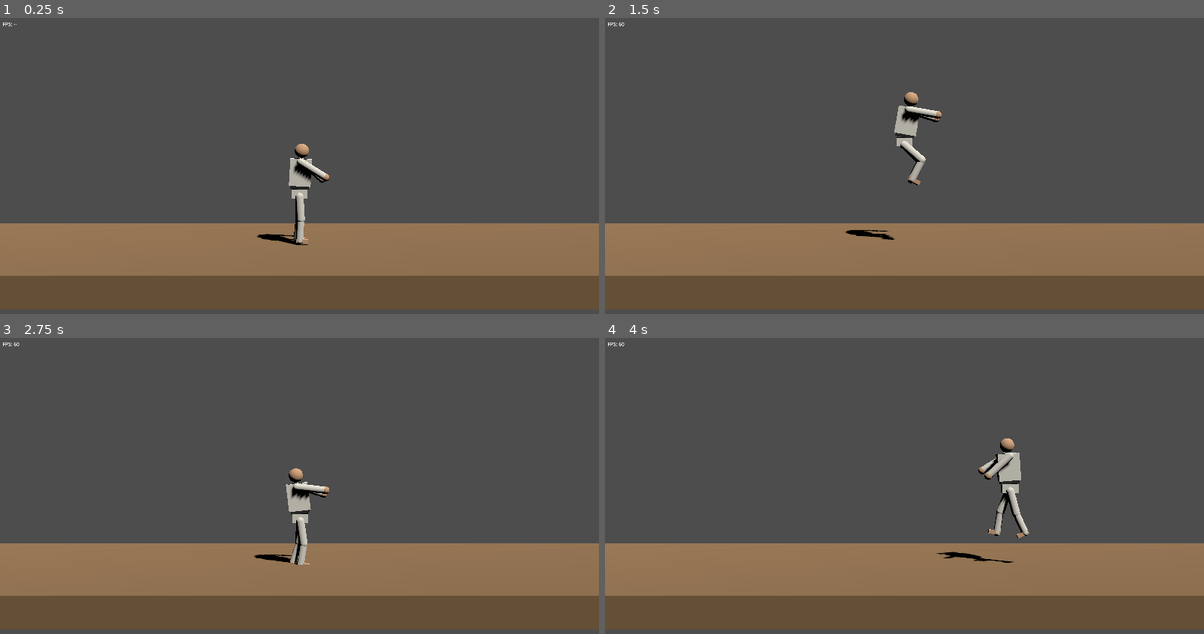
Above: before the commit, frames 1-4 (two rows, left to right).
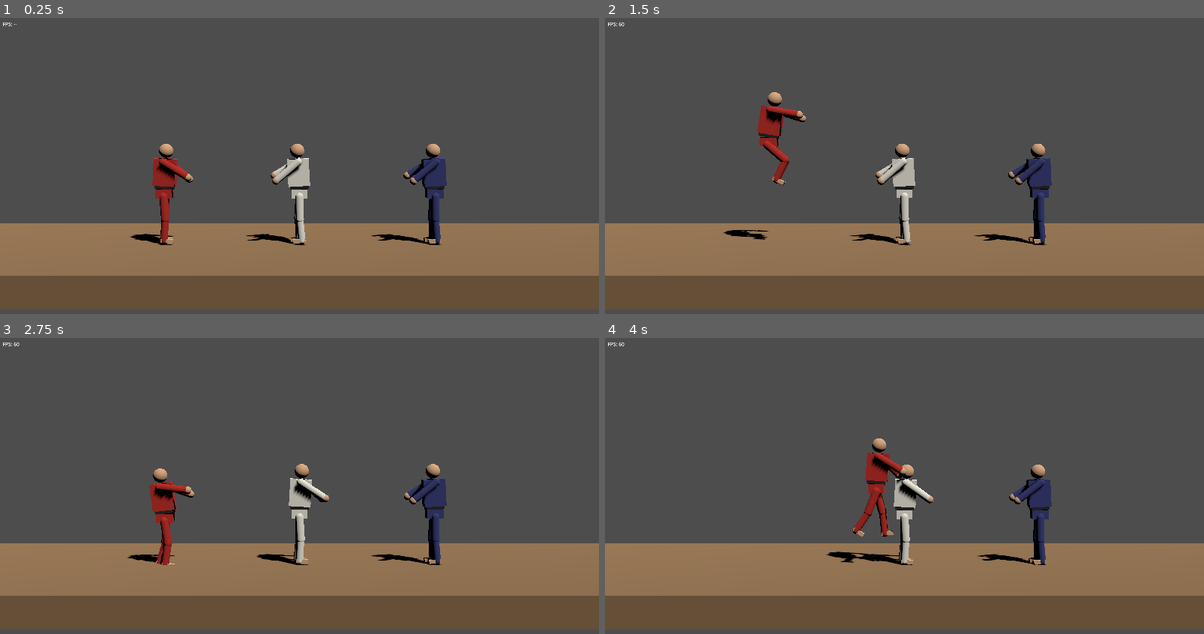
Above: after the commit, the same moments.

Repository: daveph74/ikplus
Game: Godot game, scene res://scenes/main/main.tscn
Two runs of this game, one before a commit and one after it. Both use one fixed random seed, a clock stepped at 60 frames per second and the inputs below.
Inputs:
- Up to frame 1 (0.25 s): no input
- Up to frame 2 (1.5 s): hold D (move_right) 0.53-1.28 s; hold L (block) 0.53-1.28 s; tap W (jump) at 0.77, 0.8, 1.07, 1.35 s; hold S (down) from 1.28 s (still down)
- Up to frame 3 (2.75 s): tap W (jump) at 1.52, 1.82, 2.3 s; tap L (block) at 1.55 s; release S (down) at 2.03 s; hold D (move_right) from 2.03 s (still down); hold L (block) from 2.03 s (still down)
- Up to frame 4 (4 s): release L (block) at 2.78 s; tap K (kick) at 2.85 s; tap W (jump) at 3.02, 3.32, 3.77, 3.8 s; tap L (block) at 3.05 s; release D (move_right) at 3.53 s; hold A (move_left) from 3.53 s (still down); tap J (punch) at 3.6 s

The runs differ from the first frame. In frame 1, 2.9% of the frame differs, in the area x 21-75%, y 42-77%; in frame 2, 4.0%; in frame 3, 3.0%; in frame 4, 4.4%, in the area x 36-75%, y 33-77%.

Commit message:
Step 6: three-fighter spawn, targeting system, separation push
Main now spawns 3 fighters from FighterConfig resources at _ready()
instead of a static PlayerFighter scene node: resources/fighters/{p1_red,
p2_white,p3_indigo}.tres (red/white/indigo gis, dark belts, spawn_x
-2.5/0.0/2.5 per docs/art-direction.md's left/center/right layout). The
player config keeps the "PlayerFighter" name/PlayerController; AI configs
become "FighterP2"/"FighterP3" with a plain FighterController passive
stub (same free/rename/add pattern as test/smoke.gd's _spawn_dummy) until
step 7's AIController. gi/belt colors are set on FighterVisual's exported
fields before add_child so _ready builds the rig with the right
materials. Fighter gains a `config: FighterConfig` field and
self-registers into a "fighters" group on _ready.

New scripts/ai/targeting_system.gd owns all fighter.target assignment:
player rule is closest-opponent-with-hysteresis (0.5 m to steal the slot,
0.3 s switch cooldown); AI rule reconsiders every 1.5-3.0 s with a
closest-favoring weighted random pick (so AIs sometimes fight each
other), plus forced retargets on an invalid/freed target or being hit by
a non-target aggressor (both via an 0.8 s cooldown). Only fighters with a
non-null config are actively managed — a config-less test fixture (the
smoke dummy) stays a valid target candidate for others without having
its own target churned. Emits GameEvents.target_changed on every switch;
runs at process_physics_priority -10 (before fighters) so a same-tick
retarget lands in that tick's facing update. Left a comment hook for
step 8's ROUND_LOCK-exit re-evaluation.

Separation push lives in Main._physics_process (priority 50: after
fighters' move_and_slide, before CombatResolver's batched flush at 100):
grounded, non-airborne, non-hitstopped pairs closer than 0.7 m are nudged
apart along X at a capped 1.2 m/s each, then re-clamped to the arena
bounds.

test/smoke.gd: added spawn verification (3 fighters, distinct
display_names, exactly one PlayerController) and parks the two AI
fighters out of the way so the existing step 2-5 combat scenarios run
unchanged; appended new scenarios for hysteresis+rate-limited retargeting
(including a target_changed event assertion) and the separation push.
Needed one fix unrelated to the new asserts: fighters now spawn inside
Main._ready() rather than existing statically in the packed scene, so
_run() waits one frame before its first get_node("PlayerFighter").

Co-Authored-By: Claude Fable 5 <noreply@anthropic.com>
Claude-Session: https://claude.ai/code/session_01WU5JDJugu3YwkdSVBy1zQo

Diff:
--- /dev/null
+++ b/resources/fighters/p1_red.tres
@@ -0,0 +1,12 @@
+[gd_resource type="Resource" script_class="FighterConfig" load_steps=2 format=3]
+
+[ext_resource type="Script" path="res://scripts/fighters/fighter_config.gd" id="1_config"]
+
+[resource]
+script = ExtResource("1_config")
+display_name = "P1"
+gi_color = Color(0.72, 0.15, 0.12, 1)
+belt_color = Color(0.12, 0.12, 0.12, 1)
+is_player = true
+ai_profile = null
+spawn_x = -2.5
--- /dev/null
+++ b/resources/fighters/p2_white.tres
@@ -0,0 +1,12 @@
+[gd_resource type="Resource" script_class="FighterConfig" load_steps=2 format=3]
+
+[ext_resource type="Script" path="res://scripts/fighters/fighter_config.gd" id="1_config"]
+
+[resource]
+script = ExtResource("1_config")
+display_name = "P2"
+gi_color = Color(0.92, 0.9, 0.85, 1)
+belt_color = Color(0.12, 0.12, 0.12, 1)
+is_player = false
+ai_profile = null
+spawn_x = 0.0
--- /dev/null
+++ b/resources/fighters/p3_indigo.tres
@@ -0,0 +1,12 @@
+[gd_resource type="Resource" script_class="FighterConfig" load_steps=2 format=3]
+
+[ext_resource type="Script" path="res://scripts/fighters/fighter_config.gd" id="1_config"]
+
+[resource]
+script = ExtResource("1_config")
+display_name = "P3"
+gi_color = Color(0.2, 0.22, 0.45, 1)
+belt_color = Color(0.12, 0.12, 0.12, 1)
+is_player = false
+ai_profile = null
+spawn_x = 2.5
--- a/scenes/main/main.tscn
+++ b/scenes/main/main.tscn
@@ -1,9 +1,9 @@
-[gd_scene load_steps=8 format=3]
+[gd_scene load_steps=7 format=3]
 
 [ext_resource type="Script" path="res://scripts/match/main.gd" id="1_main"]
-[ext_resource type="PackedScene" path="res://scenes/fighters/fighter.tscn" id="2_fighter"]
 [ext_resource type="Script" path="res://scripts/combat/combat_resolver.gd" id="3_resolver"]
 [ext_resource type="Script" path="res://scripts/combat/debug_draw.gd" id="4_debug_draw"]
+[ext_resource type="Script" path="res://scripts/ai/targeting_system.gd" id="5_targeting"]
 
 [sub_resource type="BoxMesh" id="ground_mesh"]
 size = Vector3(20, 0.5, 6)
@@ -15,6 +15,7 @@
 albedo_color = Color(0.52, 0.4, 0.27, 1)
 
 [node name="Main" type="Node3D"]
+process_physics_priority = 50
 script = ExtResource("1_main")
 
 [node name="Ground" type="StaticBody3D" parent="."]
@@ -37,7 +38,9 @@
 transform = Transform3D(1, 0, 0, 0, 0.996802, 0.0799147, 0, -0.0799147, 0.996802, 0, 2.2, 14)
 fov = 25.0
 
-[node name="PlayerFighter" parent="." instance=ExtResource("2_fighter")]
+[node name="TargetingSystem" type="Node" parent="."]
+process_physics_priority = -10
+script = ExtResource("5_targeting")
 
 [node name="CombatResolver" type="Node" parent="." groups=["combat_resolver"]]
 process_physics_priority = 100
--- /dev/null
+++ b/scripts/ai/targeting_system.gd
@@ -0,0 +1,174 @@
+class_name TargetingSystem
+extends Node
+## Owns all target assignment (writes fighter.target — facing already follows
+## target in fighter.gd, locked outside IDLE/MOVING). Pulls the "fighters"
+## group live every tick (fighter.gd self-registers on _ready), so fighters
+## spawned by Main after this node's own _ready are picked up automatically —
+## no registration call needed.
+##
+## Player rule: target = closest living opponent, hysteresis (challenger must
+## be >= 0.5 m closer to steal the slot) + a 0.3 s switch cooldown.
+## AI rule: reconsiders every 1.5-3.0 s (randomized per fighter) with a
+## closest-favoring weighted random pick (so the two AIs sometimes fight each
+## other); forced retargets (current target null/freed, or hit by a
+## non-target aggressor) are rate-limited by a separate 0.8 s cooldown.
+##
+## Runs BEFORE fighters (process_physics_priority set below fighters' default
+## 0 in main.tscn) so a same-tick target change is reflected in that tick's
+## facing update.
+
+const PLAYER_HYSTERESIS := 0.5 ## metres a challenger must beat the current target by
+const PLAYER_SWITCH_COOLDOWN := 0.3 ## seconds between player target switches
+const AI_RECONSIDER_MIN := 1.5 ## seconds
+const AI_RECONSIDER_MAX := 3.0 ## seconds
+const AI_SWITCH_COOLDOWN := 0.8 ## seconds between AI target switches (event-driven retargets)
+const AGGRESSOR_SWITCH_CHANCE := 0.5 ## roll when hit by a non-target
+
+class _TargetState:
+	var last_switch_time := -1000.0
+	var next_reconsider_time := 0.0
+
+
+var _elapsed := 0.0
+var _state := {} # Fighter -> _TargetState
+
+# Autoloads fetched via the tree, never as bare identifiers (project convention).
+@onready var _events: Node = get_node(^"/root/GameEvents")
+
+
+func _ready() -> void:
+	_events.fighter_hit.connect(_on_fighter_hit)
+
+
+func _physics_process(delta: float) -> void:
+	_elapsed += delta
+	var fighters := get_tree().get_nodes_in_group(&"fighters")
+	for node in fighters:
+		var fighter := node as Fighter
+		# config == null means a test-harness fixture (e.g. smoke.gd's dummy), not
+		# one of Main's spawned FighterConfigs — it stays a valid target CANDIDATE
+		# for others (still in the `fighters` group) but TargetingSystem never
+		# manages its own .target.
+		if fighter == null or not is_instance_valid(fighter) or fighter.config == null:
+			continue
+		var st := _ensure_state(fighter)
+		if fighter.config.is_player:
+			_update_player_target(fighter, fighters, st)
+		else:
+			_update_ai_target(fighter, fighters, st)
+
+
+# --- ROUND_LOCK-exit retargeting hook (step 8): MatchManager will call an
+# entry point here (all AIs re-evaluate on "Fight!") once ROUND_LOCKED exists.
+# No-op today because the state is never entered.
+
+
+func _update_player_target(fighter: Fighter, fighters: Array, st: _TargetState) -> void:
+	var current := fighter.target
+	var current_valid := current != null and is_instance_valid(current)
+	var best: Fighter = null
+	var best_dist := INF
+	for node in fighters:
+		var other := node as Fighter
+		if other == null or other == fighter or not is_instance_valid(other):
+			continue
+		var d := absf(other.position.x - fighter.position.x)
+		if d < best_dist:
+			best_dist = d
+			best = other
+	if best == null:
+		return
+	if not current_valid:
+		_set_target(fighter, best, st) # no rate limit: filling an empty/invalid slot
+		return
+	if best == current:
+		return
+	var current_dist := absf(current.position.x - fighter.position.x)
+	if best_dist <= current_dist - PLAYER_HYSTERESIS and _elapsed - st.last_switch_time >= PLAYER_SWITCH_COOLDOWN:
+		_set_target(fighter, best, st)
+
+
+func _update_ai_target(fighter: Fighter, fighters: Array, st: _TargetState) -> void:
+	var current := fighter.target
+	var current_valid := current != null and is_instance_valid(current)
+	if not current_valid:
+		# Forced retarget: current target invalid/eliminated (null or freed).
+		if _elapsed - st.last_switch_time >= AI_SWITCH_COOLDOWN:
+			_reconsider(fighter, fighters, st)
+		return
+	if _elapsed >= st.next_reconsider_time:
+		_reconsider(fighter, fighters, st)
+
+
+func _reconsider(fighter: Fighter, fighters: Array, st: _TargetState) -> void:
+	st.next_reconsider_time = _elapsed + randf_range(AI_RECONSIDER_MIN, AI_RECONSIDER_MAX)
+	var opponents: Array[Fighter] = []
+	for node in fighters:
+		var other := node as Fighter
+		if other == null or other == fighter or not is_instance_valid(other):
+			continue
+		opponents.append(other)
+	var pick := _weighted_pick(fighter, opponents)
+	if pick != null:
+		_set_target(fighter, pick, st)
+
+
+## Weighted random target: favors the closest opponent but leaves the other(s)
+## a real chance, so the two AIs sometimes fight each other instead of both
+## always dogpiling the player.
+func _weighted_pick(fighter: Fighter, opponents: Array[Fighter]) -> Fighter:
+	if opponents.is_empty():
+		return null
+	var weights: Array[float] = []
+	var total := 0.0
+	for o in opponents:
+		var d := absf(o.position.x - fighter.position.x)
+		var w := 1.0 / (d + 1.0) # closer -> higher weight; +1 keeps a distant opponent's weight nonzero
+		weights.append(w)
+		total += w
+	var roll := randf() * total
+	var acc := 0.0
+	for i in opponents.size():
+		acc += weights[i]
+		if roll <= acc:
+			return opponents[i]
+	return opponents[opponents.size() - 1]
+
+
+## Forced retarget: being hit by a non-target aggressor rolls a chance to
+## switch onto them, rate-limited by the AI switch cooldown. Player targeting
+## re-evaluates every tick already (closest-with-hysteresis), so this hook
+## only applies to AI-configured fighters.
+func _on_fighter_hit(attacker: Node, victim: Node, result: int, _attack: Resource) -> void:
+	if result == CombatResolver.HitResult.WHIFF:
+		return
+	var v := victim as Fighter
+	var a := attacker as Fighter
+	if v == null or a == null or not is_instance_valid(v) or not is_instance_valid(a):
+		return
+	if v.config == null or v.config.is_player:
+		return # dummy fixture, or the player rule (which re-evaluates every tick already)
+	if v.target == a:
+		return
+	var st := _ensure_state(v)
+	if _elapsed - st.last_switch_time < AI_SWITCH_COOLDOWN:
+		return
+	if randf() < AGGRESSOR_SWITCH_CHANCE:
+		_set_target(v, a, st)
+
+
+func _set_target(fighter: Fighter, new_target: Fighter, st: _TargetState) -> void:
+	if fighter.target == new_target:
+		return
+	fighter.target = new_target
+	st.last_switch_time = _elapsed
+	_events.target_changed.emit(fighter, new_target)
+
+
+func _ensure_state(fighter: Fighter) -> _TargetState:
+	var st: _TargetState = _state.get(fighter)
+	if st == null:
+		st = _TargetState.new()
+		st.next_reconsider_time = _elapsed + randf_range(AI_RECONSIDER_MIN, AI_RECONSIDER_MAX)
+		_state[fighter] = st
+	return st
--- a/scripts/fighters/fighter.gd
+++ b/scripts/fighters/fighter.gd
@@ -37,6 +37,7 @@
 var state := State.IDLE
 var facing := 1 ## +1 faces +X; flips Visual, never the body
 var target: Fighter = null ## set by TargetingSystem (build step 6)
+var config: FighterConfig = null ## set by Main at spawn (build step 6); null for smoke dummies
 
 # Combat bookkeeping. hitstop_frames > 0 gates the ENTIRE combat tick — FSM
 # handler, attack frame counters, hitbox snap/poll — so active windows can't
@@ -69,6 +70,7 @@
 	_attach_hand = visual.find_child("AttachHandR", true, false) as Node3D
 	_attach_foot = visual.find_child("AttachFootR", true, false) as Node3D
 	resolver = get_tree().get_first_node_in_group(&"combat_resolver") as CombatResolver
+	add_to_group(&"fighters") # TargetingSystem (step 6) and Main's separation push pull this group
 
 
 func _physics_process(delta: float) -> void:
--- a/scripts/match/main.gd
+++ b/scripts/match/main.gd
@@ -1,4 +1,105 @@
 class_name Main
 extends Node3D
-## Match root. Later steps add fighter spawning (FighterConfig), TargetingSystem,
-## MatchManager, FXManager, and the batched CombatResolver flush.
+## Match root. Spawns fighter.tscn instances from FighterConfig resources
+## (build step 6) — the player config becomes "PlayerFighter" (keeps
+## PlayerController), AI configs become "FighterP2"/"FighterP3" (get a plain
+## FighterController passive stub until step 7's AIController). Also runs the
+## soft separation push here (docs/plan.md): grounded, non-airborne, non-
+## hitstopped overlapping pairs are nudged apart along X.
+##
+## Ordering (process_physics_priority, set in main.tscn): TargetingSystem
+## (-10) runs before fighters (default 0) so a same-tick retarget is reflected
+## in that tick's facing update; Main's own _physics_process (separation, 50)
+## runs after fighters' move_and_slide; CombatResolver (100) flushes last.
+## MatchManager, FXManager land in later steps.
+
+const FighterScene := preload("res://scenes/fighters/fighter.tscn")
+const SEPARATION_DISTANCE := 0.7 ## metres; below this, grounded pairs get pushed apart
+const SEPARATION_SPEED := 1.2 ## m/s per fighter, capped rate
+
+@export var fighter_configs: Array[FighterConfig] = [
+	preload("res://resources/fighters/p1_red.tres"),
+	preload("res://resources/fighters/p2_white.tres"),
+	preload("res://resources/fighters/p3_indigo.tres"),
+]
+
+var fighters: Array[Fighter] = []
+
+
+func _ready() -> void:
+	_spawn_fighters()
+
+
+func _physics_process(delta: float) -> void:
+	_apply_separation(delta)
+
+
+func _spawn_fighters() -> void:
+	var ai_index := 2 # first AI spawned is "FighterP2", next "FighterP3", ...
+	for cfg in fighter_configs:
+		var fighter := FighterScene.instantiate() as Fighter
+		if cfg.is_player:
+			fighter.name = "PlayerFighter"
+		else:
+			fighter.name = "FighterP%d" % ai_index
+			ai_index += 1
+		fighter.position = Vector3(cfg.spawn_x, 0.0, 0.0)
+
+		# Visual gi/belt colors must be set on the exported fields BEFORE the
+		# fighter enters the tree — FighterVisual._ready() builds the placeholder
+		# rig's materials from them, and children ready before parents.
+		var visual := fighter.get_node("Visual") as FighterVisual
+		visual.gi_color = cfg.gi_color
+		visual.belt_color = cfg.belt_color
+
+		# Controller swap (same free/rename/add pattern as test/smoke.gd's
+		# _spawn_dummy): non-player fighters get a passive FighterController
+		# stub until step 7's AIController replaces it. Also done pre-add_child
+		# so Fighter's @onready controller reference resolves to the stub.
+		if not cfg.is_player:
+			fighter.get_node("Controller").free()
+			var stub := FighterController.new()
+			stub.name = "Controller"
+			fighter.add_child(stub)
+
+		fighter.config = cfg
+		add_child(fighter)
+		fighters.append(fighter)
+
+
+## Soft spacing (docs/plan.md "separation push"): fighter bodies don't collide
+## with each other, so grounded overlapping pairs are nudged apart along X at a
+## capped rate instead. Suspended for airborne fighters (jump-overs pass
+## through cleanly), KNOCKED_DOWN/RECOVERING/ROUND_LOCKED, and mid hit-stop.
+func _apply_separation(delta: float) -> void:
+	var live := get_tree().get_nodes_in_group(&"fighters")
+	var push := SEPARATION_SPEED * delta
+	for i in live.size():
+		var a := live[i] as Fighter
+		if a == null or not _separable(a):
+			continue
+		for j in range(i + 1, live.size()):
+			var b := live[j] as Fighter
+			if b == null or not _separable(b):
+				continue
+			var dx := b.position.x - a.position.x
+			if absf(dx) >= SEPARATION_DISTANCE:
+				continue
+			# dx == 0: fall back to array order (a always the lower index) for a
+			# deterministic push direction.
+			var dir := signf(dx) if not is_zero_approx(dx) else 1.0
+			a.position.x -= dir * push
+			b.position.x += dir * push
+			a.position.x = clampf(a.position.x, -Fighter.ARENA_HALF_W, Fighter.ARENA_HALF_W)
+			b.position.x = clampf(b.position.x, -Fighter.ARENA_HALF_W, Fighter.ARENA_HALF_W)
+
+
+func _separable(fighter: Fighter) -> bool:
+	if not is_instance_valid(fighter) or not fighter.is_on_floor():
+		return false
+	if fighter.hitstop_frames > 0:
+		return false
+	match fighter.state:
+		Fighter.State.KNOCKED_DOWN, Fighter.State.RECOVERING, Fighter.State.ROUND_LOCKED:
+			return false
+	return true
--- a/test/smoke.gd
+++ b/test/smoke.gd
@@ -25,12 +25,13 @@
 var _failed := false
 var _done := false
 var _hit_events: Array = []
+var _target_changed_events: Array = []
 
 
 func _initialize() -> void:
 	seed(0)
 	var packed: PackedScene = load("res://scenes/main/main.tscn")
-	var main := packed.instantiate()
+	var main := packed.instantiate() as Main
 	root.add_child(main)
 	# Required for reload_current_scene() asserts (step 8): the setter demands the
 	# node already be a child of root, hence add_child first.
@@ -45,9 +46,37 @@
 		_fail("watchdog: scenarios did not complete in 7200 ticks")
 
 
-func _run(main: Node) -> void:
+func _run(main: Main) -> void:
 	root.get_node("GameEvents").fighter_hit.connect(_on_hit)
+	root.get_node("GameEvents").target_changed.connect(_on_target_changed)
+	# Fighters are spawned in Main._ready() (build step 6) rather than baked
+	# statically into main.tscn, so they don't exist until the tree's first
+	# frame runs _ready — one tick's wait before the first get_node.
+	await physics_frame
 	var player: Fighter = main.get_node("PlayerFighter")
+
+	# --- step 6: three-fighter spawn ---
+	_check(main.fighters.size() == 3, "main spawns exactly 3 fighters")
+	var names := {}
+	var player_controller_count := 0
+	for f: Fighter in main.fighters:
+		names[f.config.display_name] = true
+		if f.get_node("Controller") is PlayerController:
+			player_controller_count += 1
+			_check(f.name == "PlayerFighter", "the PlayerController fighter is named PlayerFighter")
+	_check(names.size() == 3, "fighters have distinct display_names")
+	_check(player_controller_count == 1, "exactly one PlayerController")
+
+	var fighter_p2: Fighter = main.get_node("FighterP2")
+	var fighter_p3: Fighter = main.get_node("FighterP3")
+	# Park the AI fighters out of the way of the existing (step 2-5) combat
+	# scenarios below — they're passive stubs (no AIController until step 7), so
+	# parking just removes them as the closest target candidate; TargetingSystem
+	# may immediately reassign their own .target (harmless — they never move).
+	fighter_p2.position.x = -6.5
+	fighter_p3.position.x = -5.5
+	fighter_p2.target = null
+	fighter_p3.target = null
 
 	# --- step 2: movement ---
 	await _ticks(5)
@@ -105,9 +134,12 @@
 	_check(_hit_events.is_empty(), "out-of-range punch whiffs (no event)")
 
 	# --- step 5a: facing block ---
-	# Dummy's own facing never updates (no TargetingSystem until step 6, and the
-	# passive/block stubs never set move_x), so it stays at its spawn default of
-	# +1. Position the dummy to the player's RIGHT (as scenario 1 already did) so
+	# Dummy's own facing never updates: TargetingSystem only manages fighters with
+	# a non-null config (Main's spawned FighterConfigs), so this config-less test
+	# fixture is a valid target CANDIDATE for others but never gets its own
+	# .target assigned — and the passive/block stubs never set move_x either — so
+	# it stays at its spawn default of +1. Position the dummy to the player's
+	# RIGHT (as scenario 1 already did) so
 	# the attacker's punch travels the dummy's +X — same side the dummy's default
 	# facing looks toward — and the block-facing check actually engages.
 	# dummy.controller is an @onready reference already resolved by _ready() —
@@ -231,6 +263,33 @@
 		)
 	_check(dummy.state == Fighter.State.KNOCKED_DOWN, "stun-lock breaker knocks the dummy down")
 
+	# --- step 6: targeting — closest wins with hysteresis + rate limit ---
+	_target_changed_events.clear()
+	fighter_p2.position.x = player.position.x + 1.5
+	dummy.position.x = player.position.x + 4.0
+	await _ticks(21) # >= 0.35 s: past the 0.3 s player switch cooldown
+	_check(player.target == fighter_p2, "closest wins with hysteresis + rate limit (FighterP2)")
+
+	dummy.position.x = player.position.x + 0.7 # >= 0.5 m closer than FighterP2 (1.5 m away)
+	await _ticks(21)
+	_check(player.target == dummy, "target switches to the now-closer dummy")
+
+	_check(
+		_target_changed_events.size() > 0, "at least one target_changed event during the retarget scenario"
+	)
+
+	# --- step 6: separation push ---
+	fighter_p2.position.x = player.position.x + 0.2 # overlapping; both idle/grounded
+	await _ticks(60)
+	_check(
+		absf(fighter_p2.position.x - player.position.x) > 0.5,
+		"separation push spaces the overlapping pair apart"
+	)
+	_check(
+		absf(fighter_p2.position.x) <= 7.0 and absf(player.position.x) <= 7.0,
+		"both fighters stay inside the arena bounds"
+	)
+
 	_finish()
 
 
@@ -287,3 +346,7 @@
 
 func _on_hit(attacker: Node, victim: Node, result: int, attack: Resource) -> void:
 	_hit_events.append([attacker, victim, result, attack])
+
+
+func _on_target_changed(fighter: Node, new_target: Node) -> void:
+	_target_changed_events.append([fighter, new_target])
Not shown, added: scripts/ai/targeting_system.gd.uid
